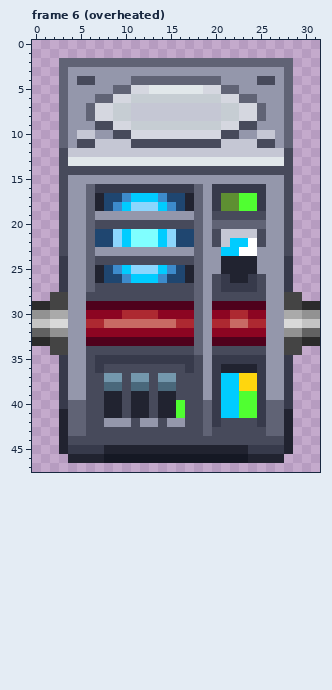
One commit to this pixel-art file: assets/originals/art/machines/reflection_chamber.aseprite. Above, as it was before the edit.
32x48 pixels, 58 frames. Shown: frame 6 (overheated). The commit also changed other frames, which this record leaves out.
The same view after the edit:
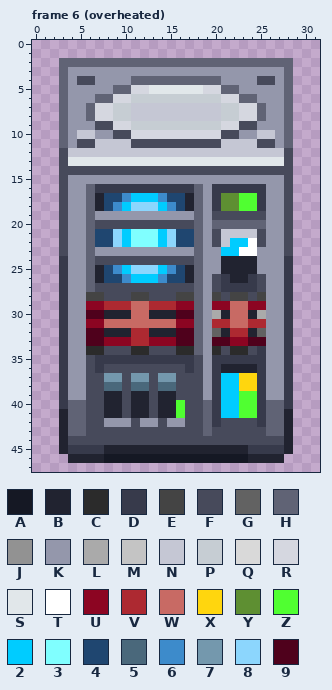
Palette (. is transparent): A #151824  B #212330  C #2b2b2b  D #373a4b  E #444444  F #474a5b  G #626262  H #606375  J #929292  K #9497ab  L #aaaaaa  M #c4c4c4  N #c5c7d4  P #c6cdd3  Q #d9d9d9  R #d5d7e0  S #e1e7ea  T #ffffff  U #8c0522  V #ad2931  W #c86a64  X #ffd60e  Y #5e8f32  Z #50ff31  2 #00ccff  3 #80ffff  4 #1f4670  5 #4a687b  6 #3d8bcb  7 #7498ad  8 #8cd6fd  9 #4f011c
Change:
Frame 6 (overheated), layers "piping_heat", "base_housing":
The edit turns colour U into colour 9 in row 30 at x 6 to 7 and 16 to 17; in row 32 at x 6 to 7 and 16 to 17.
The edit turns colour U into colour B in row 30 at x 8 to 9, 14 to 15, 21 and 24; in row 32 at x 8 to 10, 13 to 15, 21 and 24.
The edit turns colour V into colour B in row 30 at x 10 and 13.
The edit turns colour F into colour C in row 34 at x 6 to 7, 11 to 12, 16 to 17, 20 and 22 to 23.
The edit turns colour E into colour D in rows 28 to 29 at x 3 and 28; in rows 33 to 34 at x 3 and 28.
The edit turns colour F into colour D in row 34 at x 25.
The edit turns colour J into colour D in row 32 at x 3 and 28.
The edit turns colour L into colour D in row 30 at x 3 and 28.
The edit turns colour Q into colour D in row 31 at x 3 and 28.
The edit turns colour F into colour E in row 28 at x 6 to 7, 11 to 12, 16 to 17, 20, 22 to 23 and 25.
The edit turns colour U into colour G in row 32 at x 20 and 25.
The edit turns colour U into colour L in row 30 at x 20 and 25.
The edit turns colour 9 into colour U in row 29 at x 6 to 7, 16 to 17, 20 to 21 and 24 to 25; in row 33 at x 8 to 10, 13 to 15 and 22 to 23.
The edit turns colour V into colour U in row 31 at x 6 to 7 and 16 to 17.
The edit turns colour 9 into colour V in row 29 at x 8 to 10 and 13 to 15; in row 33 at x 11 to 12.
The edit turns colour U into colour V in row 32 at x 11 to 12 and 22 to 23.
The edit turns colour 9 into colour W in row 29 at x 11 to 12 and 22 to 23.
The edit turns colour V into colour W in row 30 at x 11 to 12 and 22 to 23.
The edit erases colour C in row 29 at x 0 to 1 and 30 to 31; in row 33 at x 0 to 1 and 30 to 31.
The edit erases colour E in rows 28 to 29 at x 2 and 29; in rows 33 to 34 at x 2 and 29.
The edit erases colour G in row 32 at x 0 to 1 and 30 to 31.
The edit erases colour J in row 30 at x 0 to 1 and 30 to 31; in row 32 at x 2 and 29.
The edit erases colour L in row 30 at x 2 and 29.
The edit erases colour M in row 31 at x 0 to 1 and 30 to 31.
The edit erases colour Q in row 31 at x 2 and 29.
Where, in picture pixels (left, top, right, bottom), the same in both pictures:
changed: (32, 292, 320, 355)
